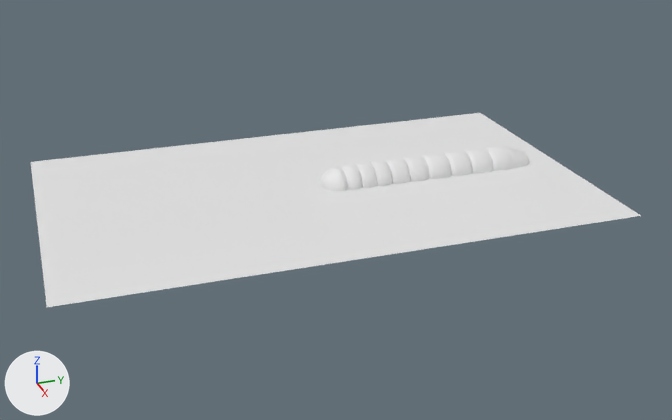
Two versions of the Blender file 01/Assets/models/enemies/caterpillars/caterpillar05.blend, one commit apart.
Both versions are drawn from a 50 mm camera at (41.8, -13.0, 18.0) aimed at (0.7, 0.9, -1.1). The axes (+X, +Y, +Z) are drawn at lower left. The lights are the same throughout.

Script lines for the objects in view, before the commit:
```python
me_cylinder = bpy.data.meshes.new('Cylinder')
me_cylinder.from_pydata(...)  # 1376 vertices, 1121 faces; spans x -1.0..1.0, y -1.0..1.0, z -2.55..1.0
me_cylinder.polygons.foreach_set('use_smooth', [True] * 1121)
me_plane = bpy.data.meshes.new('Plane')
me_plane.from_pydata([(1.0, -1.0, 0.0), (-1.0, -1.0, 0.0), (1.0, 1.0, 0.0), (-1.0, 1.0, 0.0)], [], [(1, 0, 2, 3)])
ob_body_outer_shape = bpy.data.objects.new('body_outer_shape', me_cylinder)
ob_body_outer_shape.location = (0.0, 3.95, 0.0)
ob_body_outer_shape.rotation_euler = (1.571, 0.0, 0.0)  # degrees (90, 0, 0)
ob_body_outer_shape.scale = (1.0, 1.0, 2.69)
_m = ob_body_outer_shape.modifiers.new('Subsurf', 'SUBSURF')
_m.levels = 2
ob_ground = bpy.data.objects.new('ground', me_plane)
ob_ground.location = (0.0, 0.0, 0.0)
ob_ground.scale = (8.36, 13.5, 8.36)
```
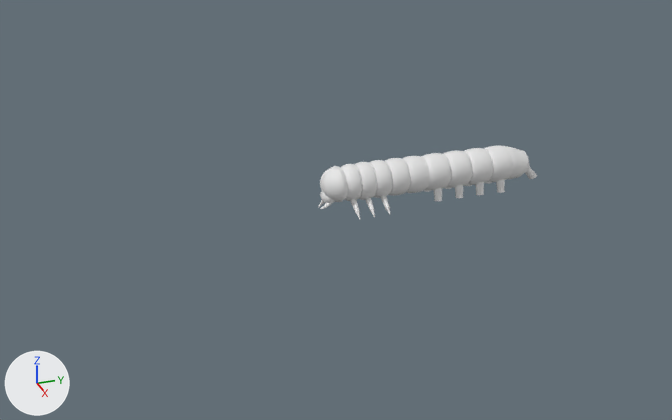
Boxes (x1, y1, x2, y2) around the edits, measured in the pictures (672 x 420 px):
'ground', hidden: before (31, 113, 641, 307)
'forelegs', added: after (350, 196, 390, 219)

The change, as a diff of the scene's bpy script:
```diff
--- a/01/Assets/models/enemies/caterpillars/caterpillar05.blend.py
+++ b/01/Assets/models/enemies/caterpillars/caterpillar05.blend.py
@@ me_cylinder_007 @@
+me_cylinder_007.from_pydata(...)  # 1920 vertices, 1740 faces; spans x -1.0..4.5, y -22.2..-9.3, z -9.9..9.9
+me_cylinder_007.polygons.foreach_set('use_smooth', [True] * 1740)
@@ ob_ground @@
 ob_ground.scale = (8.36, 13.5, 8.36)
+ob_ground.hide_set(True)  # its collection is switched off
@@ ob_forelegs @@
+ob_forelegs = bpy.data.objects.new('forelegs', me_cylinder_007)
+ob_forelegs.location = (0.0, 5.06, -0.75)
+ob_forelegs.rotation_euler = (0.0, 1.571, 0.0)  # degrees (0, 90, 0)
+ob_forelegs.scale = (0.15, 0.15, 0.163)
+_m = ob_forelegs.modifiers.new('Subsurf', 'SUBSURF')
+_m.levels = 0
```
